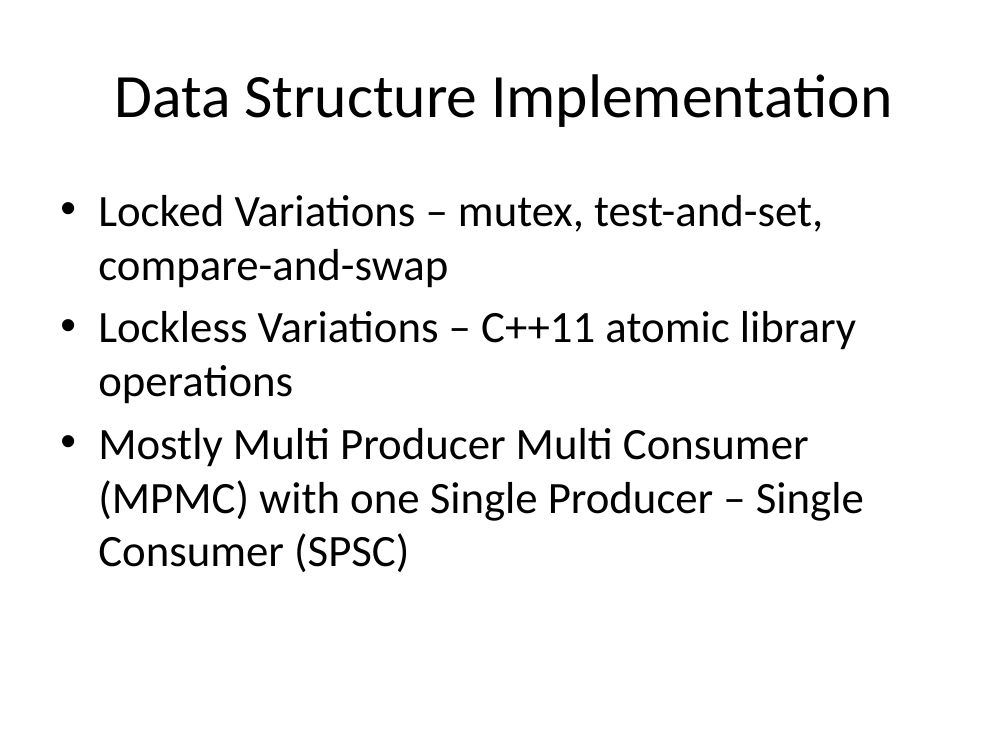
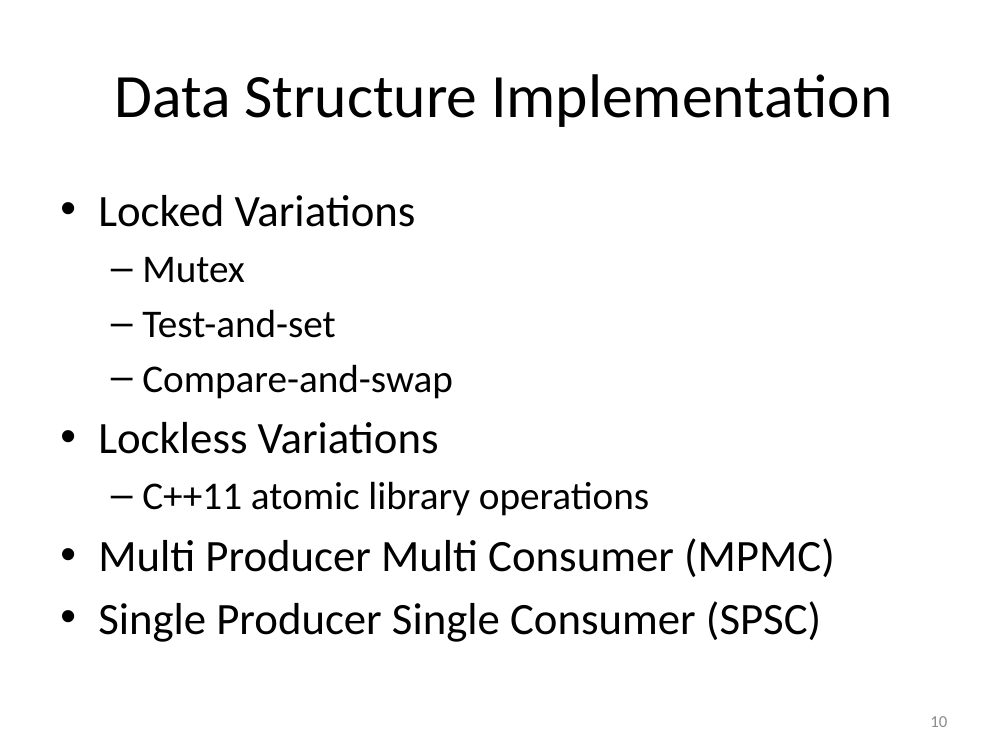
Before and after one commit to gibsonma/FYP, a slide deck: slide 10 of Report/FYP_Presentation.pptx (slide 7 before the commit). Drawn at 1008x756 pixels with LibreOffice and Linux fonts; fonts in the diff are those of the drawing. Boxes give left, top, right and bottom in pixels: in the first picture for what was removed or moved away, otherwise in the second. Text is boxed around its words. In the diff, an @@ line names an element or a change of style, - is before the commit and + after.

Commit message:
Added to the report, added data tables for all variations of the hash table and updated the presentation

```diff
--- a/Report/FYP_Presentation.pptx
+++ b/Report/FYP_Presentation.pptx
@@ text at (x1=98, y1=195, x2=835, y2=642): text changed @@
-• Locked Variations – mutex, test-and-set, compare-and-swap
-• Lockless Variations – C++11 atomic library operations
-• Mostly Multi Producer Multi Consumer (MPMC) with one Single Producer – Single Consumer (SPSC)
+• Locked Variations
+  – Mutex
+  – Test-and-set
+  – Compare-and-swap
+• Lockless Variations
+  – C++11 atomic library operations
+• Multi Producer Multi Consumer (MPMC)
+• Single Producer Single Consumer (SPSC)
@@ page number added at (x1=930, y1=716, x2=947, y2=727), 12 pt, text #8C8C8C @@
+10
```
Also in this commit, not shown: 12 other slides changed, 11 slides added, 2 slides removed, 47 other files.
